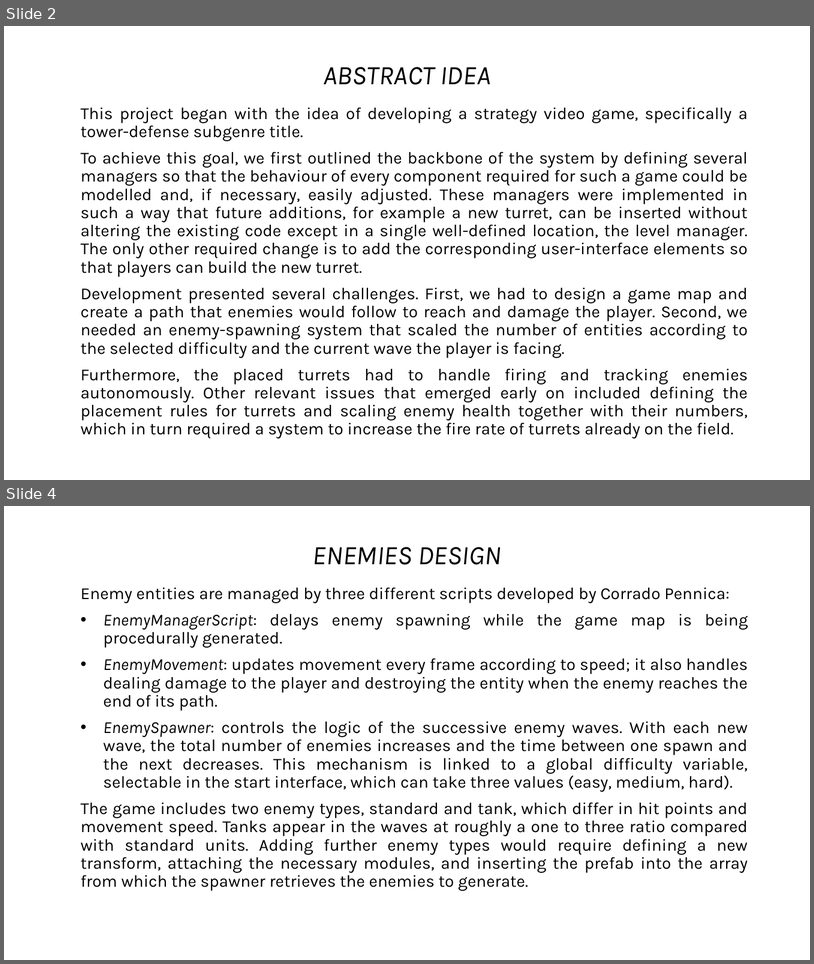
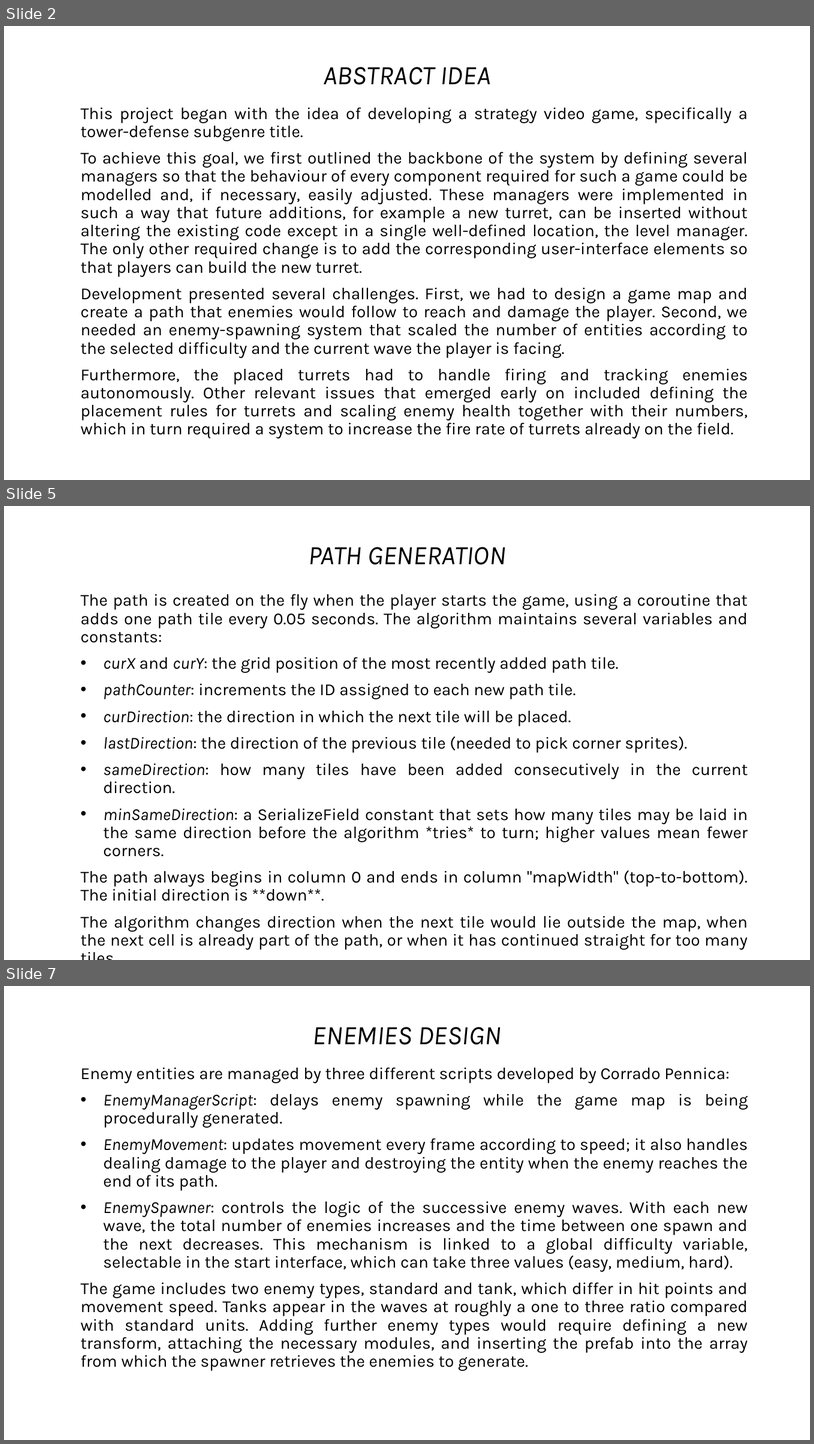
Before and after one commit to DheAnto/TowerDefence, a slide deck: Report Game Dev Eng version.pptx. Shown one above the other, each under a label of ours: slides 2 and 4 before the commit, slides 2, 5 and 7 after it; the slides between them are not shown. The pictures are 814x964 and 814x1444 pixels, drawn with LibreOffice and Linux fonts; fonts in the diff are those of the drawing. Boxes give left, top, right and bottom in pixels: in the first picture for what was removed or moved away, otherwise in the second. Text is boxed around its words. In the diff, an @@ line names an element or a change of style, - is before the commit and + after.

```diff
--- a/Report Game Dev Eng version.pptx
+++ b/Report Game Dev Eng version.pptx
@@ slide 5 added at (4, 506, 810, 960), background #FFFFFF @@
@@ title added at (308, 547, 506, 565), 32 pt, text #000000, italic @@
+PATH GENERATION
@@ text added at (81, 594, 749, 949), 20 pt, text #000000 @@
+The path is created on the fly when the player starts the game, using a coroutine that adds one path tile every 0.05 seconds. The algorithm maintains several variables and constants:
+• curX and curY: the grid position of the most recently added path tile.
+• pathCounter: increments the ID assigned to each new path tile.
+• curDirection: the direction in which the next tile will be placed.
+• lastDirection: the direction of the previous tile (needed to pick corner sprites).
+• sameDirection: how many tiles have been added consecutively in the current direction.
+• minSameDirection: a SerializeField constant that sets how many tiles may be laid in the same direction before the algorithm *tries* to turn; higher values mean fewer corners.
+The path always begins in column 0 and ends in column "mapWidth" (top-to-bottom). The initial direction is **down**.
+The algorithm changes direction when the next tile would lie outside the map, when the next cell is already part of the path, or when it has continued straight for too many tiles.
@@ what was slide 4 is now slide 7 @@
```
Also in this commit, not shown: 3 slides changed, 3 other slides added, 1 slide removed.
